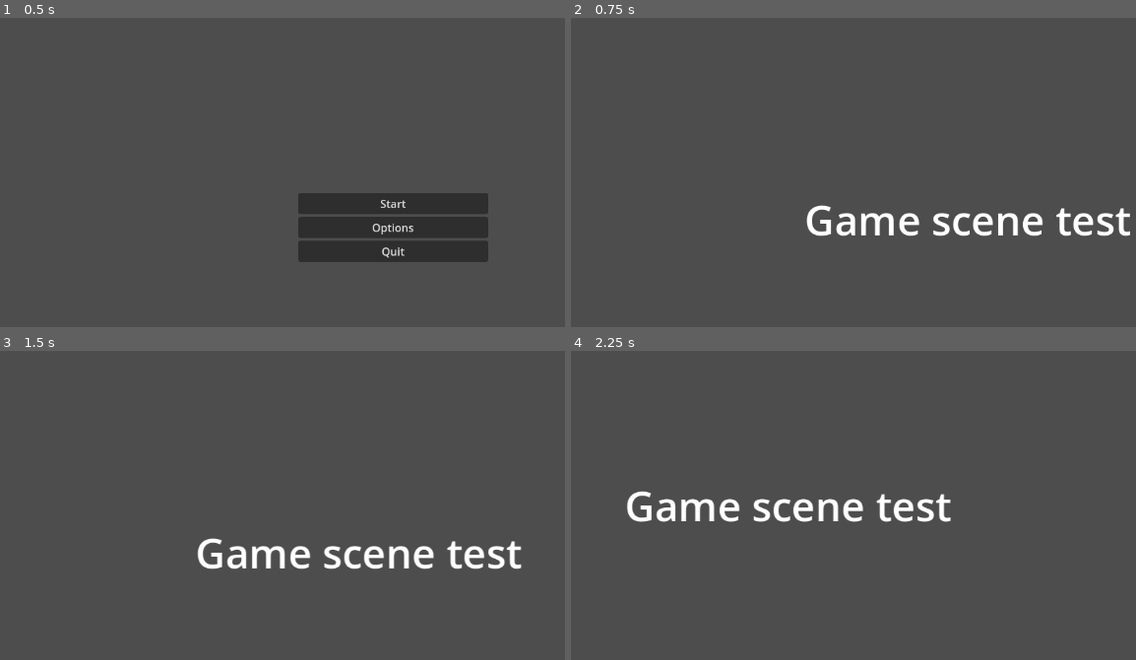
Above: before the commit, frames 1-4 (two rows, left to right).
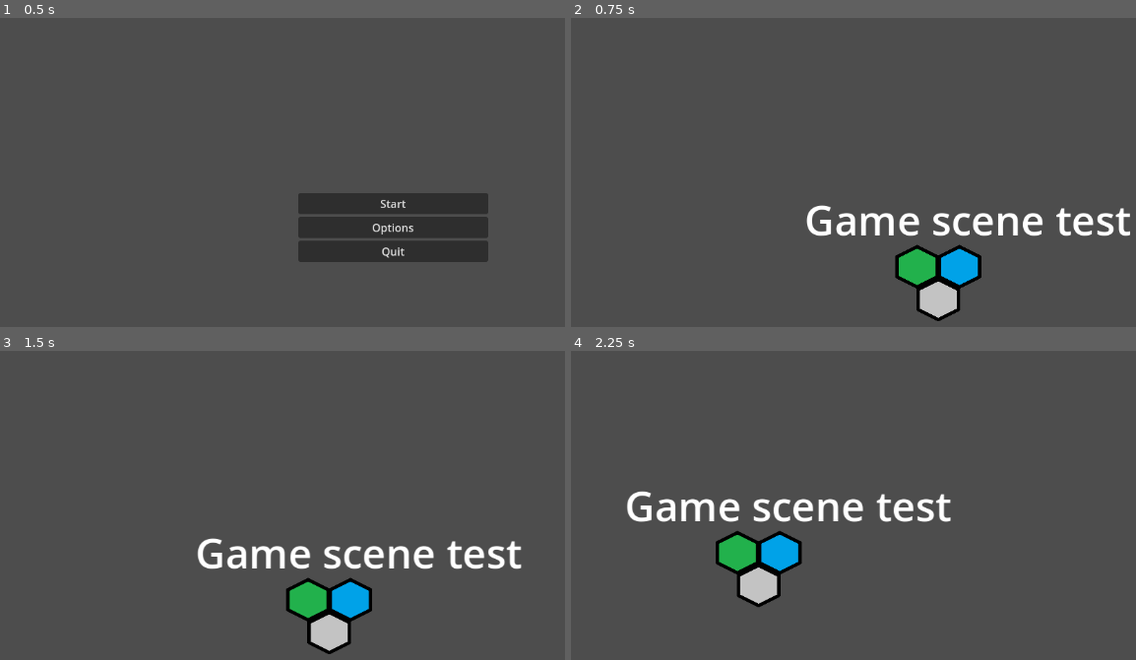
Above: after the commit, the same moments.

Repository: TheModidGuy/nea
Game: Godot game, scene res://Scene/Map/Main Menu.tscn
The game is run twice, just before and just after one commit, with the same random seed, the same clock (stepped at 60 frames per second) and the same inputs.
Inputs (mouse positions are in pixels of both pictures, inside the frame that each line leads up to):
- Up to frame 1 (0.5 s): no input
- Up to frame 2 (0.75 s): click "Start" at 0.5 s
- Up to frame 3 (1.5 s): tap Enter at 1.25 s; move the mouse to (outside the picture) at 1.27 s; hold D (move_right) from 1.28 s (still down); hold Shift (sprint) from 1.28 s (still down); click (outside the picture) at 1.42 s
- Up to frame 4 (2.25 s): move the mouse to (808, 582) at 2.02 s; release D (move_right) at 2.03 s; release Shift (sprint) at 2.03 s; hold S (move_down) from 2.03 s (still down); tap Shift (sprint) at 2.1 s

Frame 1 is identical in both runs. In frame 2, 2.5% of the frame differs, in the area x 57-73%, y 73-99%; in frame 3, 2.5%, in the area x 50-66%, y 73-99%; in frame 4, 2.5%.

Commit message:
tile code

Diff:
--- a/Scene/Map/Game.tscn
+++ b/Scene/Map/Game.tscn
@@ -1,6 +1,7 @@
-[gd_scene load_steps=2 format=3 uid="uid://cs4yg2ev4t7rj"]
+[gd_scene load_steps=3 format=3 uid="uid://cs4yg2ev4t7rj"]
 
 [ext_resource type="PackedScene" uid="uid://c2cq5jjjb88ml" path="res://Scene/camera.tscn" id="1_bmxq8"]
+[ext_resource type="PackedScene" uid="uid://c5h2up1fankgb" path="res://Scene/tile.tscn" id="2_ksisb"]
 
 [node name="Game" type="Node"]
 
@@ -26,3 +27,16 @@
 text = "Game scene test"
 horizontal_alignment = 1
 vertical_alignment = 1
+
+[node name="Tile testing" type="Node" parent="."]
+
+[node name="Tile" parent="Tile testing" instance=ExtResource("2_ksisb")]
+position = Vector2(502, 393)
+
+[node name="HexTile" parent="Tile testing" instance=ExtResource("2_ksisb")]
+position = Vector2(564, 393)
+terrainType = "water"
+
+[node name="HexTile2" parent="Tile testing" instance=ExtResource("2_ksisb")]
+position = Vector2(533, 441)
+terrainType = "snow"
--- a/Scene/tile.tscn
+++ b/Scene/tile.tscn
@@ -1,3 +1,10 @@
-[gd_scene format=3 uid="uid://c5h2up1fankgb"]
+[gd_scene load_steps=3 format=3 uid="uid://c5h2up1fankgb"]
 
-[node name="Tile" type="Node2D"]
+[ext_resource type="Script" uid="uid://bnplqmvpr3rv6" path="res://scripts/tile.gd" id="1_gcyve"]
+[ext_resource type="Texture2D" uid="uid://4dk3dguaxva2" path="res://Assets/Sprites/Tiles/tile.png" id="2_gdj8f"]
+
+[node name="HexTile" type="Node2D"]
+script = ExtResource("1_gcyve")
+
+[node name="Sprite2D" type="Sprite2D" parent="."]
+texture = ExtResource("2_gdj8f")
--- /dev/null
+++ b/scripts/tile.gd
@@ -0,0 +1,48 @@
+@tool
+extends Node2D
+
+@onready var sprite_2d: Sprite2D = $Sprite2D
+
+# Terrain presets (sprite + cost)
+var TERRAIN_PRESETS = {
+	"grass": {"spritePath": "res://Assets/Sprites/Tiles/grass.png", "cost": 2},
+	"water": {"spritePath": "res://Assets/Sprites/Tiles/water.png", "cost": 5},
+	"snow": {"spritePath": "res://Assets/Sprites/Tiles/snow.png", "cost": 4}
+}
+
+# Exported terrain type with setter
+@export var terrainType: String = "grass"
+
+# Terrain-specific variable
+var cost: int = 0
+
+# Track last applied terrain to prevent double application
+var _last_applied: String = ""
+
+func _ready():
+	# Only apply terrain at runtime
+	if not Engine.is_editor_hint():
+		apply_terrain(terrainType)
+
+# Editor-safe setter
+func set_terrain(value: String) -> void:
+	if value == _last_applied:
+		return # Prevent duplicate application
+	terrainType = value
+	apply_terrain(value)
+
+func apply_terrain(t_type: String) -> void:
+	if TERRAIN_PRESETS.has(t_type):
+		var preset = TERRAIN_PRESETS[t_type]
+
+		# Apply sprite if node exists
+		if sprite_2d != null:
+			sprite_2d.texture = load(preset["spritePath"])
+
+		# Apply other terrain variables
+		cost = preset.get("cost", 0)
+
+		_last_applied = t_type
+		print("Applied terrain:", t_type, " cost:", cost)
+	else:
+		push_error("Unknown terrain type: %s" % t_type)
Binary file added: Assets/Sprites/Tiles/grass.png
Not shown, added: Assets/Sprites/Tiles/grass.png.import
Binary file added: Assets/Sprites/Tiles/snow.png
Not shown, added: Assets/Sprites/Tiles/snow.png.import
Binary file added: Assets/Sprites/Tiles/tile.png
Not shown, added: Assets/Sprites/Tiles/tile.png.import
Binary file added: Assets/Sprites/Tiles/water.png
Not shown, added: Assets/Sprites/Tiles/water.png.import
Not shown, added: scripts/tile.gd.uid
